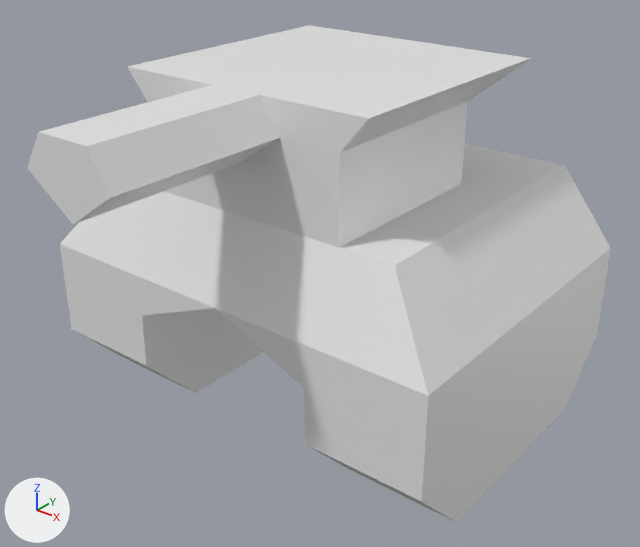
Renders of the glTF model assets/small_enemy.glb from each side of a commit.
Rendered twice from a 50 mm lens placed at (4.59, -5.94, 4.54), pointed at (0.24, -0.5, 1.17). The lights are fixed; the arrows at lower left show +X, +Y and +Z. Vertices at the same position are counted once.
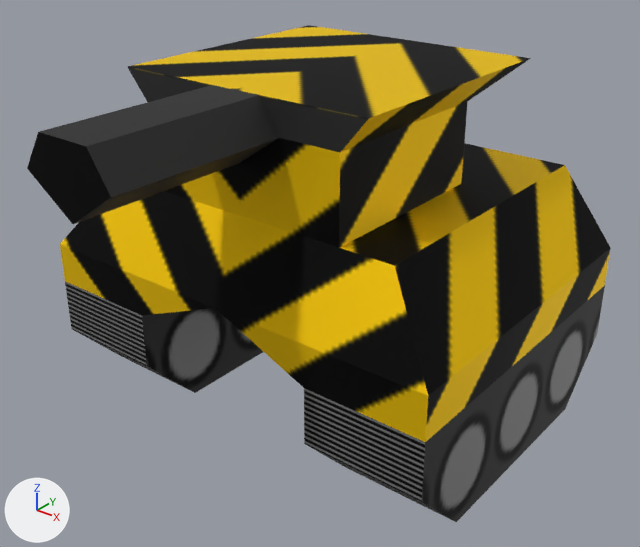
Boxes (x1, y1, x2, y2) around the edits, measured in the pictures (640 x 547 px):
'Cube', surface changed: (27, 25, 611, 522) in both

What changed in the scene script:
```text
Add img_tank:
    img_tank = load_image('tank', '_unpacked/tank', 256, 256, 'sRGB')
Change mat_material:
    remove mat_material.base_color = (0.8, 0.8, 0.8)  # white #e7e7e7
    add mat_material.texture = img_tank
    mat_material.metallic: 0.0 -> 0.749
    mat_material.roughness: 0.4 -> 0.666
Change me_cube:
    where me_cube.from_pydata(...)  # 67 vertices, 139 faces; spans x -2.01..2.01, y -2.78..1.56, z -0.29..2.89
    used by ob_cube; location = (0.0, 0.0, 0.0)
    me_cube part 1: texture (UV) coordinates of 139 of 139 faces, centred in x -2.01..2.01, y -2.78..1.56, z -0.29..2.89, changed; they spanned u 0.12..0.88, v 0.0..1.0 and now span u 0.0..1.0, v 0.0..0.99
```
